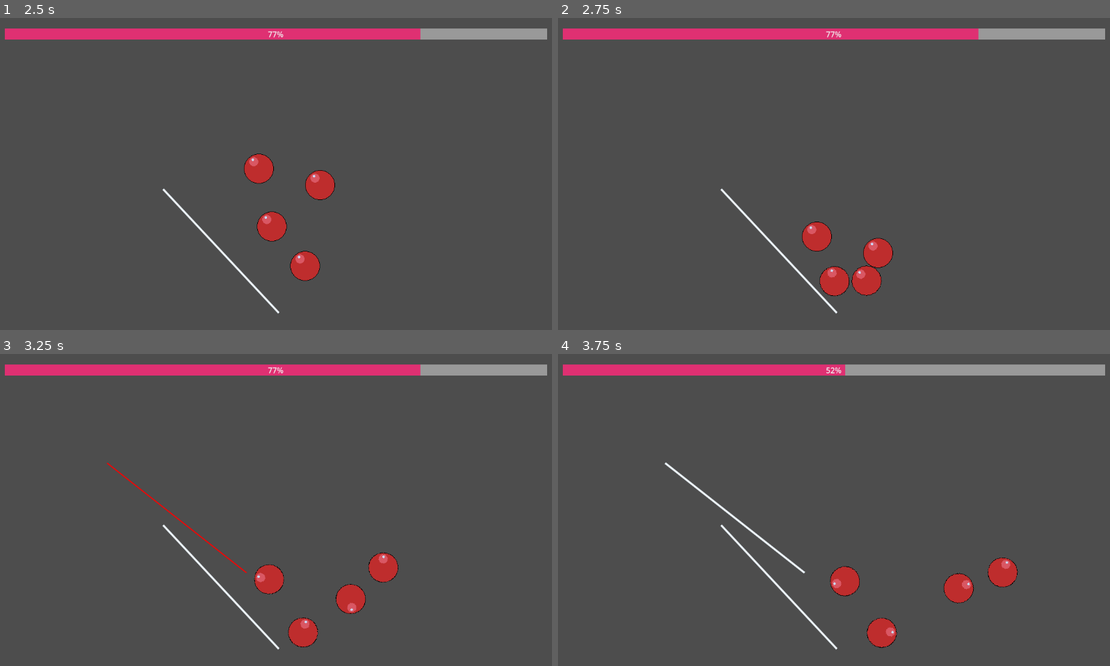
Above: before the commit, frames 1-4 (two rows, left to right).
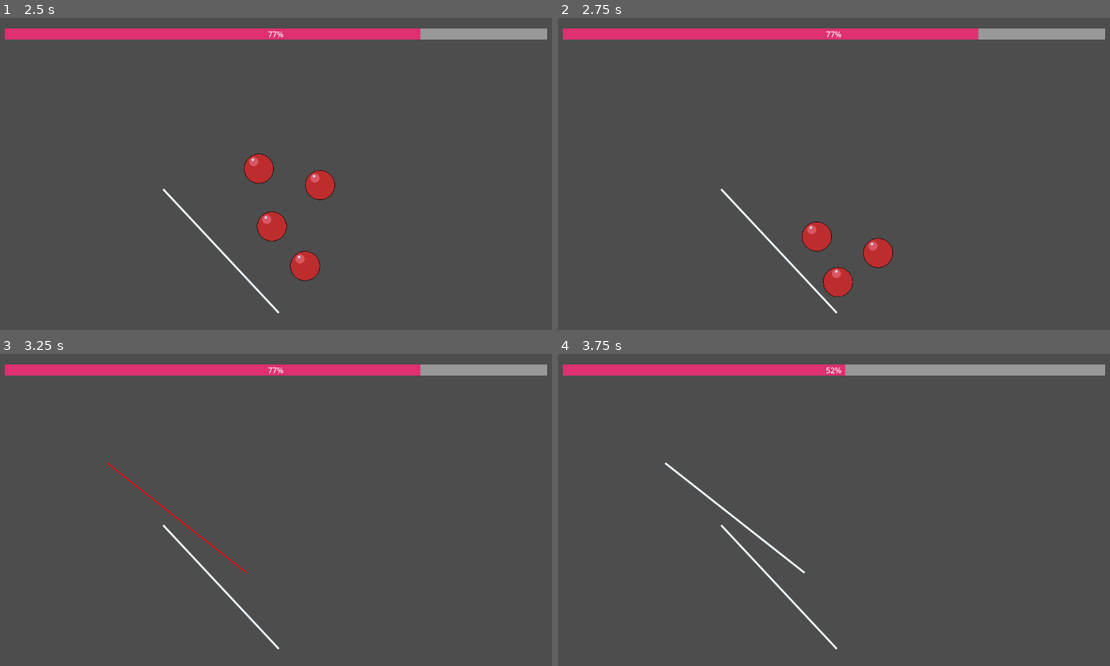
Above: after the commit, the same moments.

Repository: ozlow-hash/physics-rope
Game: Godot game, scene res://Level.tscn
Same seed, same stepped clock (60 frames per second), same inputs: the game is played once before the commit and once after it.
Inputs (mouse positions are in pixels of both pictures, inside the frame that each line leads up to):
- Up to frame 1 (2.5 s): tap Enter at 0.5 s; move the mouse to (397, 158) at 0.52 s; press the mouse at (397, 158) at 0.53 s; release the mouse at (397, 158) at 1.25 s; drag from (165, 189) to (276, 311) at 1.27 s; move the mouse to (331, 105) at 2.02 s; press the mouse at (331, 105) at 2.03 s
- Up to frame 2 (2.75 s): no input
- Up to frame 3 (3.25 s): release the mouse at (331, 441) at 2.75 s; drag from (248, 572) to (104, 463) at 2.77 s
- Up to frame 4 (3.75 s): move the mouse to (999, 556) at 3.52 s; press the mouse at (999, 556) at 3.53 s

Frame 1 is identical in both runs. In frame 2, 0.6% of the frame differs, in the area x 47-59%, y 79-90%; in frame 3, 1.6%, in the area x 45-73%, y 63-94%; in frame 4, 1.6%.

Commit message:
updated ball behaviour

Diff:
--- a/obj_ball/ball.gd
+++ b/obj_ball/ball.gd
@@ -13,4 +13,12 @@
 
 
 func _on_objective_point_body_entered(body: Node2D) -> void:
-	print("entered")
+	#print("entered", body.name, "Groups:", body.get_groups())
+	if body.is_in_group("ball"):
+		_destroy_ball(body)
+	else:
+		print("not ball")
+
+func _destroy_ball(body):
+	print("ball")
+	body.queue_free()
--- a/obj_ball/ball.tscn
+++ b/obj_ball/ball.tscn
@@ -9,7 +9,7 @@
 [sub_resource type="CircleShape2D" id="CircleShape2D_gdgtj"]
 radius = 31.016125
 
-[node name="ball" type="RigidBody2D" unique_id=2127765814]
+[node name="ball" type="RigidBody2D" unique_id=2127765814 groups=["ball"]]
 physics_material_override = SubResource("PhysicsMaterial_kne1u")
 gravity_scale = 0.25
 script = ExtResource("1_gdgtj")
--- a/objective point.tscn
+++ b/objective point.tscn
@@ -15,4 +15,4 @@
 
 [node name="ObjectivePoint" type="Node2D" parent="." unique_id=1649377580]
 
-[node name="StaticBody2D" parent="." unique_id=224292735 instance=ExtResource("1_3md63")]
+[node name="LandingPad" parent="." unique_id=224292735 instance=ExtResource("1_3md63")]
--- a/project.godot
+++ b/project.godot
@@ -19,6 +19,10 @@
 
 Global="*uid://dir6l2iyn67bj"
 
+[global_group]
+
+ball=""
+
 [input]
 
 Draw={
